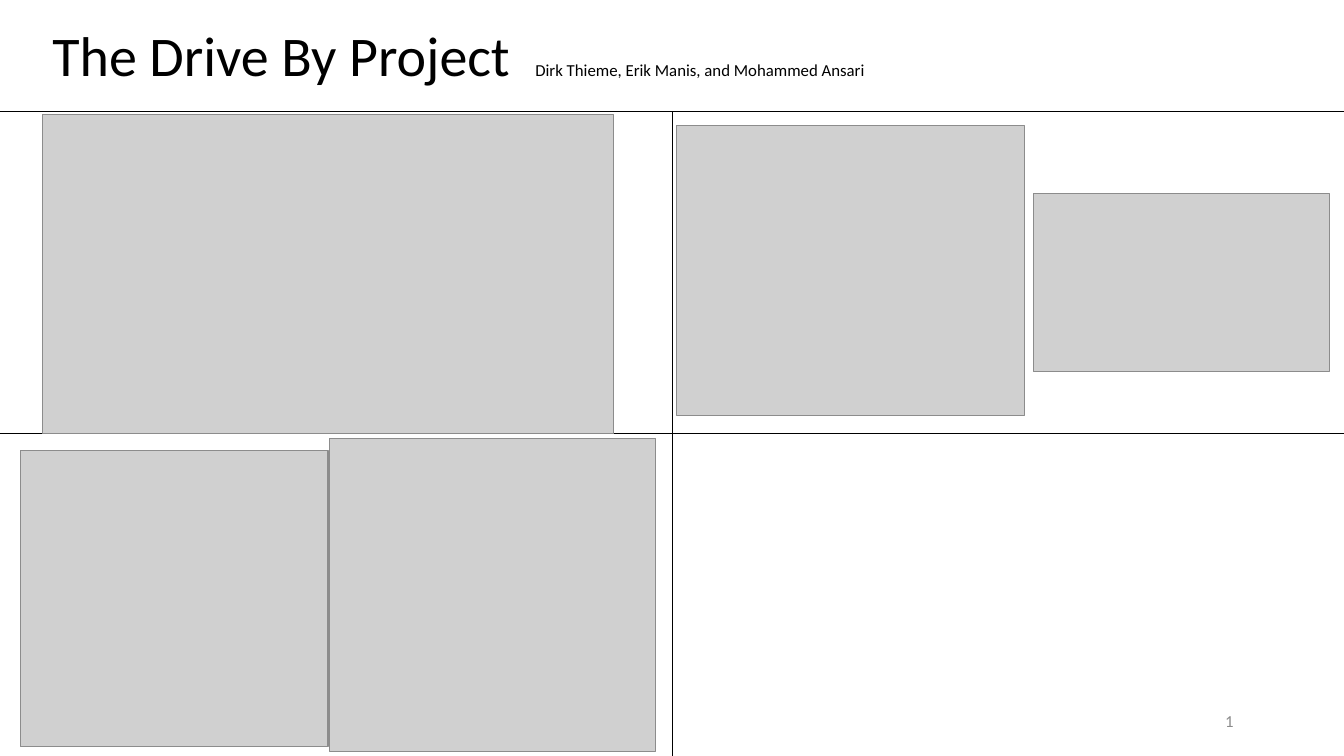
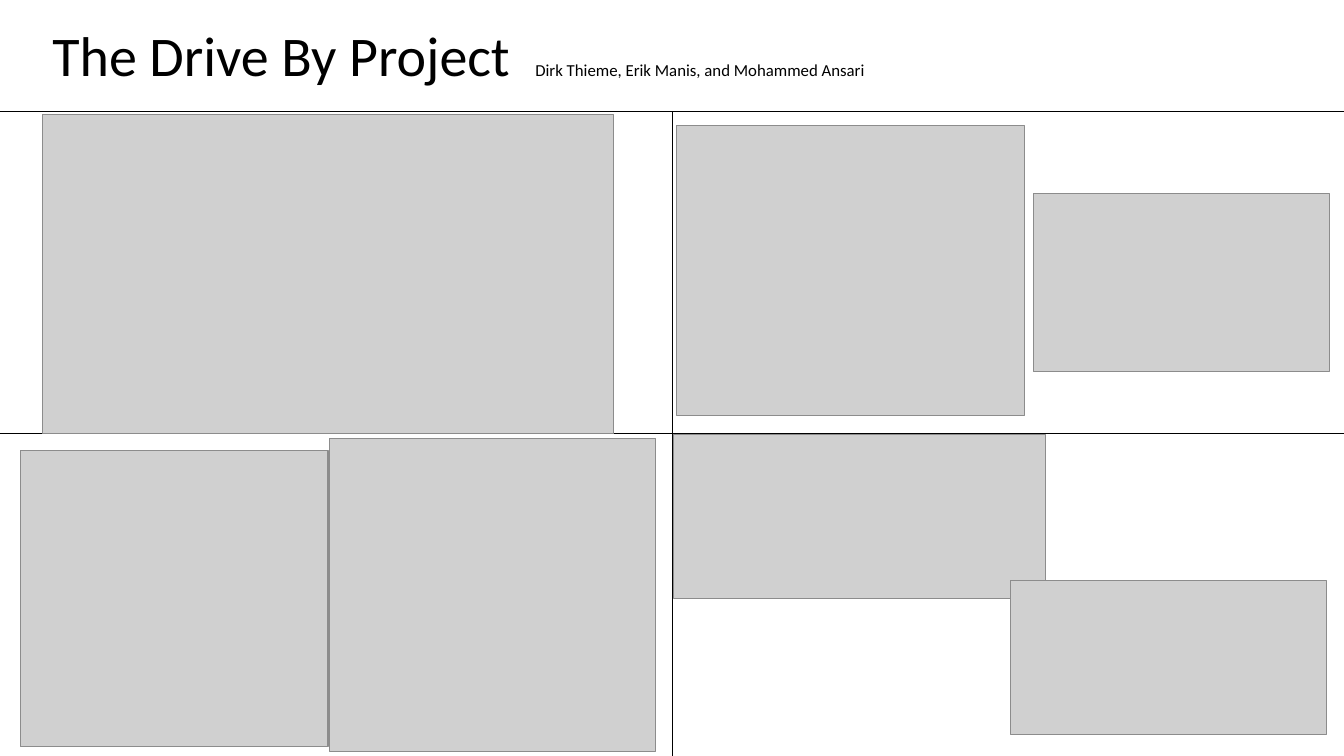
Before and after one commit to dirkt68/pl1-robotics, a slide deck: slide 1 of Presentations/Slides/Presentation_Feb_17.pptx. Drawn at 1344x756 pixels with LibreOffice and Linux fonts; fonts in the diff are those of the drawing; grey boxes stand for pictures. Boxes give left, top, right and bottom in pixels: in the first picture for what was removed or moved away, otherwise in the second. Text is boxed around its words. In the diff, an @@ line names an element or a change of style, - is before the commit and + after.

```diff
--- a/Presentations/Slides/Presentation_Feb_17.pptx
+++ b/Presentations/Slides/Presentation_Feb_17.pptx
@@ picture added at (675, 435, 1047, 599) @@
@@ picture added at (1011, 581, 1327, 735) @@
@@ page number removed at (1225, 716, 1233, 727) @@
-1
```
Also in this commit, not shown: 2 other slides changed.
